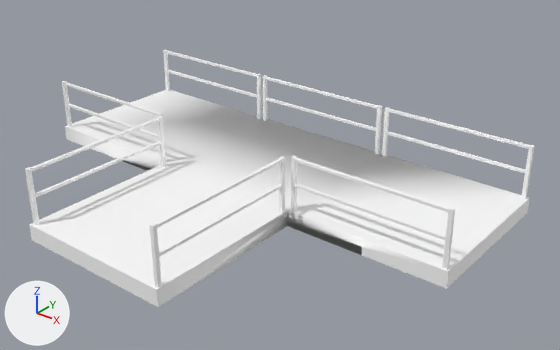
The FBX model Fog_Project/Fog_ProjectContent/Models/Junctions/junctionT.fbx, before and after one commit.
Both versions are drawn from a 50 mm camera at (0.0717, -0.0882, 0.0525) aimed at (0.0021, -0.0012, -0.0014). The axes (+X, +Y, +Z) are drawn at lower left. The lights are the same throughout. Where no turn or scale is listed for an object, it has been applied to the vertices. Vertices at the same position are counted once.

The older version as bpy lines, for what is in view:
```python
me_polysurface8_ncl1_1 = bpy.data.meshes.new('polySurface8_ncl1_1')
me_polysurface8_ncl1_1.from_pydata(...)  # 244 vertices, 143 faces; spans x -0.0375..0.0375, y -0.0375..0.0125, z -0.002..0.0087
me_polysurface8_ncl1_1.materials.append(mat_lambert2)  # white #ffffff
ob_polysurface8 = bpy.data.objects.new('polySurface8', me_polysurface8_ncl1_1)
ob_polysurface8.location = (0.0, 0.0, 0.0)
```
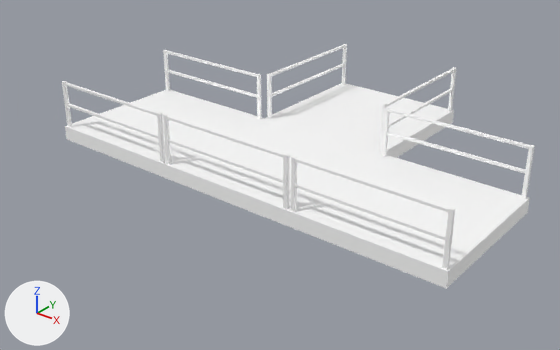
Where the change shows, as pixel boxes (x1, y1, x2, y2) in the pictures (560 x 350 px; the box of a moved part takes in the faces that stretch with it):
'polySurface8', reshaped (7% narrower)
    before: (25, 50, 535, 307)
    after: (62, 44, 535, 289)
part 1 of me_polysurface8_ncl1_1, moved or reshaped
    before: (155, 159, 282, 228)
    after: (387, 68, 455, 106)
part 2 of me_polysurface8_ncl1_1, moved or reshaped
    before: (279, 156, 285, 212)
    after: (380, 103, 388, 152)
part 3 of me_polysurface8_ncl1_1, moved or reshaped
    before: (150, 223, 161, 287)
    after: (448, 67, 456, 111)
part 4 of me_polysurface8_ncl1_1, moved or reshaped
    before: (159, 184, 282, 257)
    after: (389, 89, 453, 127)
part 5 of me_polysurface8_ncl1_1, moved or reshaped
    before: (30, 118, 160, 171)
    after: (270, 45, 345, 76)
part 6 of me_polysurface8_ncl1_1, moved or reshaped
    before: (157, 116, 166, 167)
    after: (267, 73, 272, 118)
part 7 of me_polysurface8_ncl1_1, moved or reshaped
    before: (25, 167, 40, 225)
    after: (342, 44, 347, 85)
part 8 of me_polysurface8_ncl1_1, moved or reshaped
    before: (35, 141, 161, 197)
    after: (272, 64, 344, 97)
part 9 of me_polysurface8_ncl1_1, moved or reshaped
    before: (265, 77, 378, 109)
    after: (166, 116, 284, 157)
part 10 of me_polysurface8_ncl1_1, moved or reshaped
    before: (263, 75, 267, 121)
    after: (163, 114, 172, 165)
part 11 of me_polysurface8_ncl1_1, moved or reshaped
    before: (374, 105, 382, 155)
    after: (283, 153, 289, 209)
part 12 of me_polysurface8_ncl1_1, moved or reshaped
    before: (265, 97, 376, 131)
    after: (168, 139, 283, 183)
part 13 of me_polysurface8_ncl1_1, added
    after: (164, 118, 382, 226)
part 14 of me_polysurface8_ncl1_1, moved or reshaped
    before: (29, 119, 382, 307)
    after: (266, 83, 454, 158)

The change in detail:
me_polysurface8_ncl1_1 is used by ob_polysurface8; location (0.0, 0.0, 0.0).
me_polysurface8_ncl1_1 had 244 vertices, 143 faces and spanned x -0.0375..0.0375, y -0.0375..0.0125, z -0.002..0.0087.
me_polysurface8_ncl1_1 now has 252 vertices, 146 faces and spans x -0.0375..0.0375, y -0.0125..0.0375, z -0.002..0.0087.
me_polysurface8_ncl1_1 part 1: the loose piece of 8 vertices spanning x 0.0117..0.0123, y -0.0365..-0.0134, z 0.0083..0.0086 is moved by (0.0, 0.05, 0.0).
me_polysurface8_ncl1_1 part 2: the loose piece of 8 vertices spanning x 0.0117..0.0123, y -0.0134..-0.0129, z 0.0..0.0087 is moved by (0.0, 0.0264, 0.0).
me_polysurface8_ncl1_1 part 3: the loose piece of 8 vertices spanning x 0.0117..0.0123, y -0.0371..-0.0365, z 0.0..0.0087 is moved by (0.0, 0.0736, 0.0).
me_polysurface8_ncl1_1 part 4: the loose piece of 8 vertices spanning x 0.0117..0.0123, y -0.0365..-0.0134, z 0.0044..0.0048 is moved by (0.0, 0.05, 0.0).
me_polysurface8_ncl1_1 part 5: the loose piece of 8 vertices spanning x -0.0121..-0.0116, y -0.0365..-0.0134, z 0.0083..0.0086 is moved by (0.0, 0.05, 0.0).
me_polysurface8_ncl1_1 part 6: the loose piece of 8 vertices spanning x -0.0122..-0.0116, y -0.0134..-0.0129, z 0.0..0.0087 is moved by (0.0, 0.0264, 0.0).
me_polysurface8_ncl1_1 part 7: the loose piece of 8 vertices spanning x -0.0122..-0.0116, y -0.0371..-0.0365, z 0.0..0.0087 is moved by (0.0, 0.0736, 0.0).
me_polysurface8_ncl1_1 part 8: the loose piece of 8 vertices spanning x -0.0121..-0.0116, y -0.0365..-0.0134, z 0.0044..0.0048 is moved by (0.0, 0.05, 0.0).
me_polysurface8_ncl1_1 part 9: the loose piece of 8 vertices spanning x -0.0115..0.0116, y 0.0116..0.0121, z 0.0083..0.0086 is moved by (0.0, -0.0239, 0.0).
me_polysurface8_ncl1_1 part 10: the loose piece of 8 vertices spanning x -0.0121..-0.0115, y 0.0116..0.0122, z 0.0..0.0087 is moved by (0.0, -0.0239, 0.0).
me_polysurface8_ncl1_1 part 11: the loose piece of 8 vertices spanning x 0.0116..0.0121, y 0.0116..0.0122, z 0.0..0.0087 is moved by (0.0, -0.0239, 0.0).
me_polysurface8_ncl1_1 part 12: the loose piece of 8 vertices spanning x -0.0115..0.0116, y 0.0116..0.0121, z 0.0044..0.0048 is moved by (0.0, -0.0239, 0.0).
me_polysurface8_ncl1_1 part 13: the loose piece of 8 vertices spanning x -0.0121..-0.0115, y 0.0116..0.0122, z 0.0..0.0087 is copied, and the copy is scaled about its middle by (42.1, 45.4, 0.286), then moved by (0.0118, -0.0119, -0.0052); it spans x -0.0125..0.0125, y -0.0125..0.0125, z -0.002..0.0005.
Part 14, on me_polysurface8_ncl1_1:
4 vertices are removed from x -0.0125..0.0125, y -0.0375, z -0.002..0.0005.
7 faces are deleted.
4 vertices are added at (0.0125, 0.0375, -0.002), (0.0125, 0.0375, 0.0005), (-0.0125, 0.0375, 0.0005), (-0.0125, 0.0375, -0.002).
5 new faces join them.
